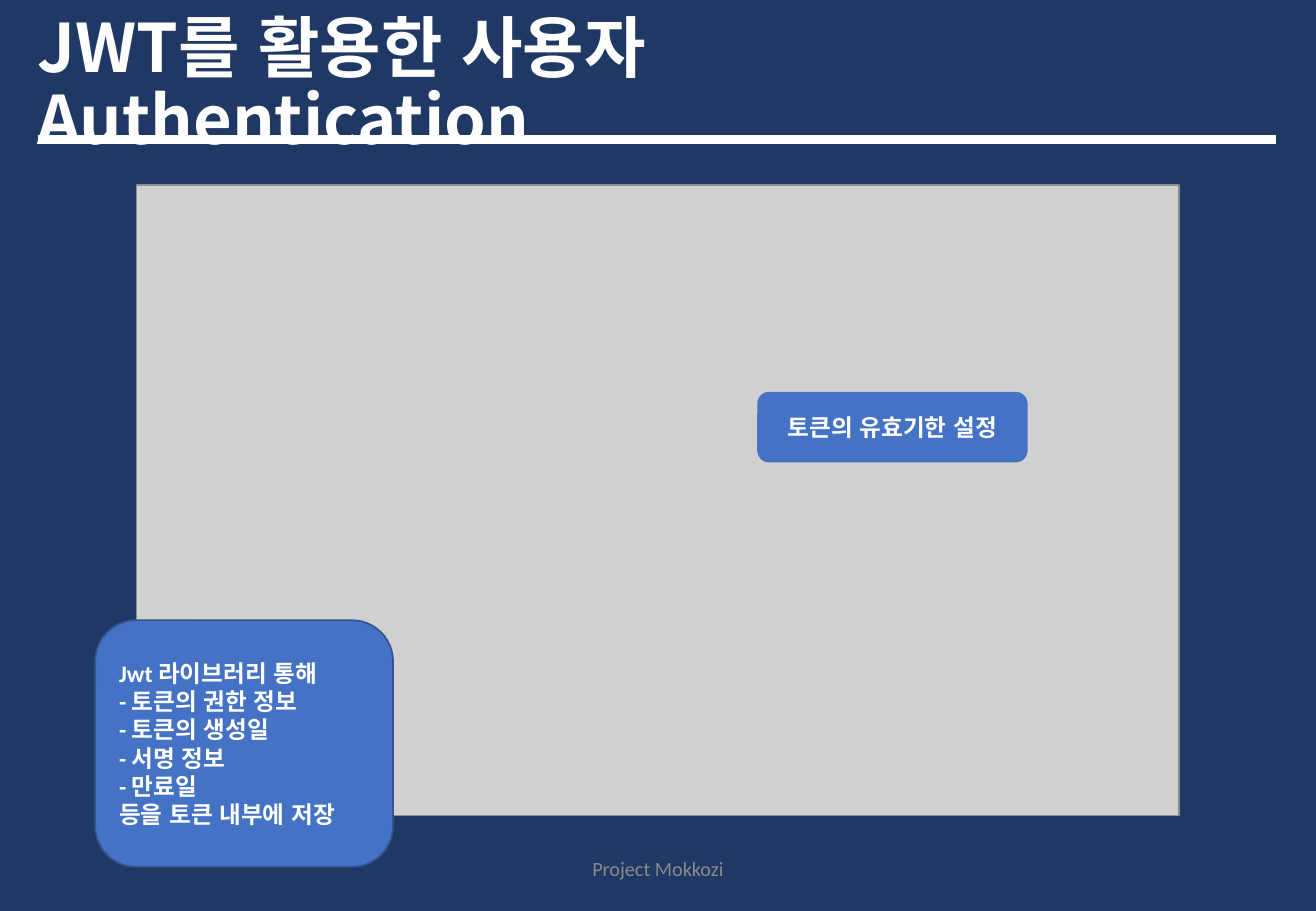
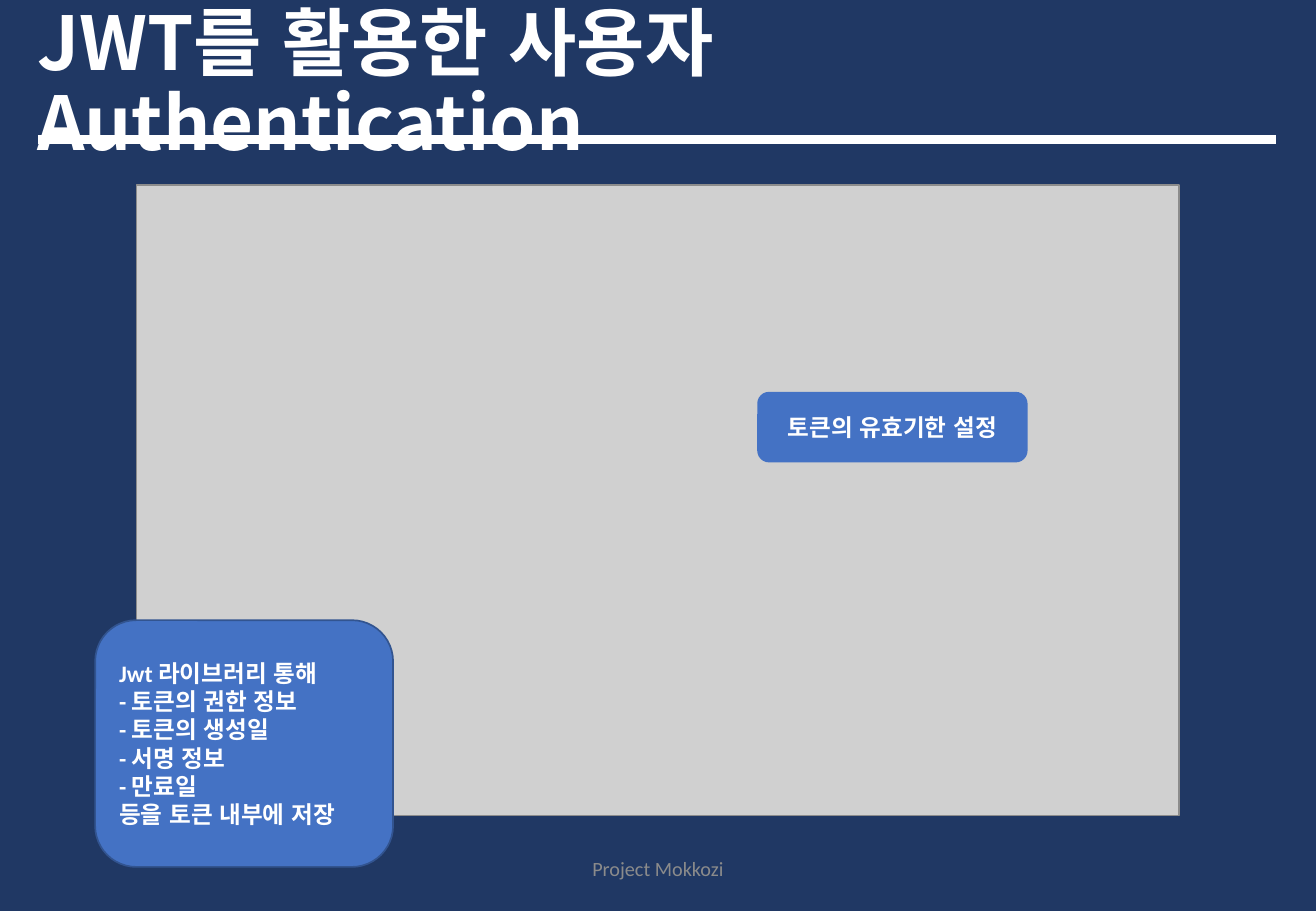
Before and after one commit to tofan0412/Algorithm, a slide deck: slide 9 of 취준/조웅현_프로젝트포트폴리오.pptx. Drawn at 1316x911 pixels with LibreOffice and Linux fonts; fonts in the diff are those of the drawing; grey boxes stand for pictures. Boxes give left, top, right and bottom in pixels: in the first picture for what was removed or moved away, otherwise in the second. Text is boxed around its words. In the diff, an @@ line names an element or a change of style, - is before the commit and + after.

```diff
--- a/취준/조웅현_프로젝트포트폴리오.pptx
+++ b/취준/조웅현_프로젝트포트폴리오.pptx
@@ title "JWT를 활용한 사용자 Authentication" at <box>37,7,714,151</box>: size 39.6 to 44 pt @@
```
Also in this commit, not shown: 16 other slides changed, 3 other files.
